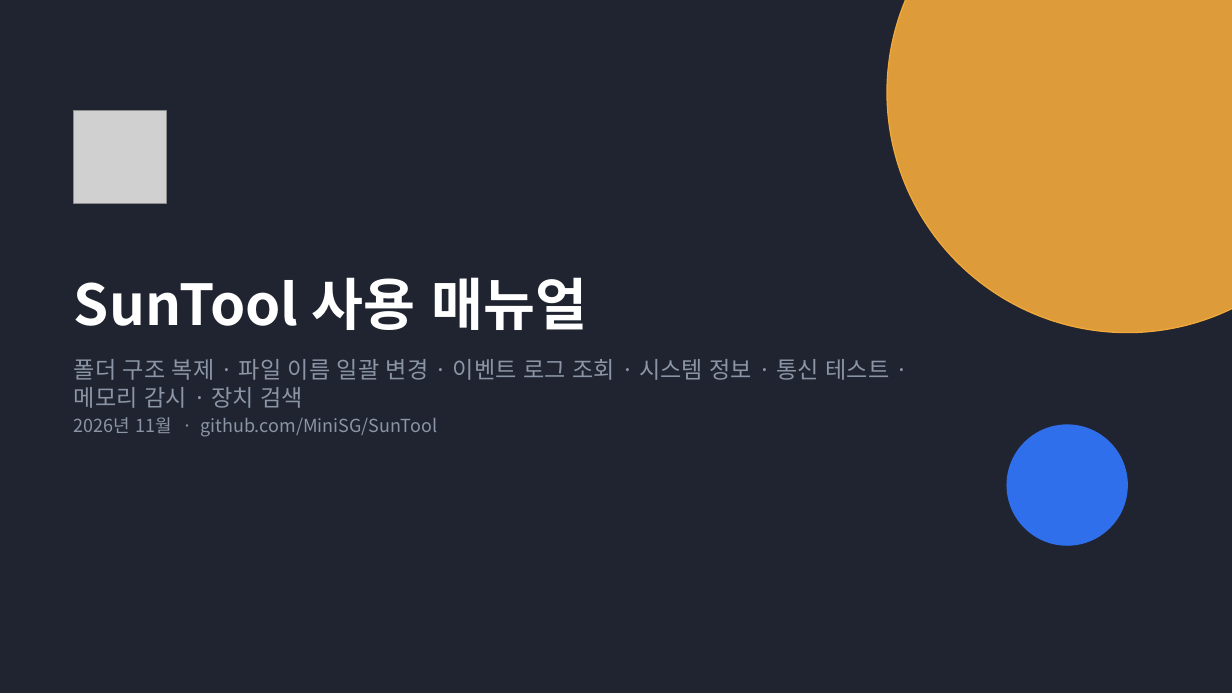
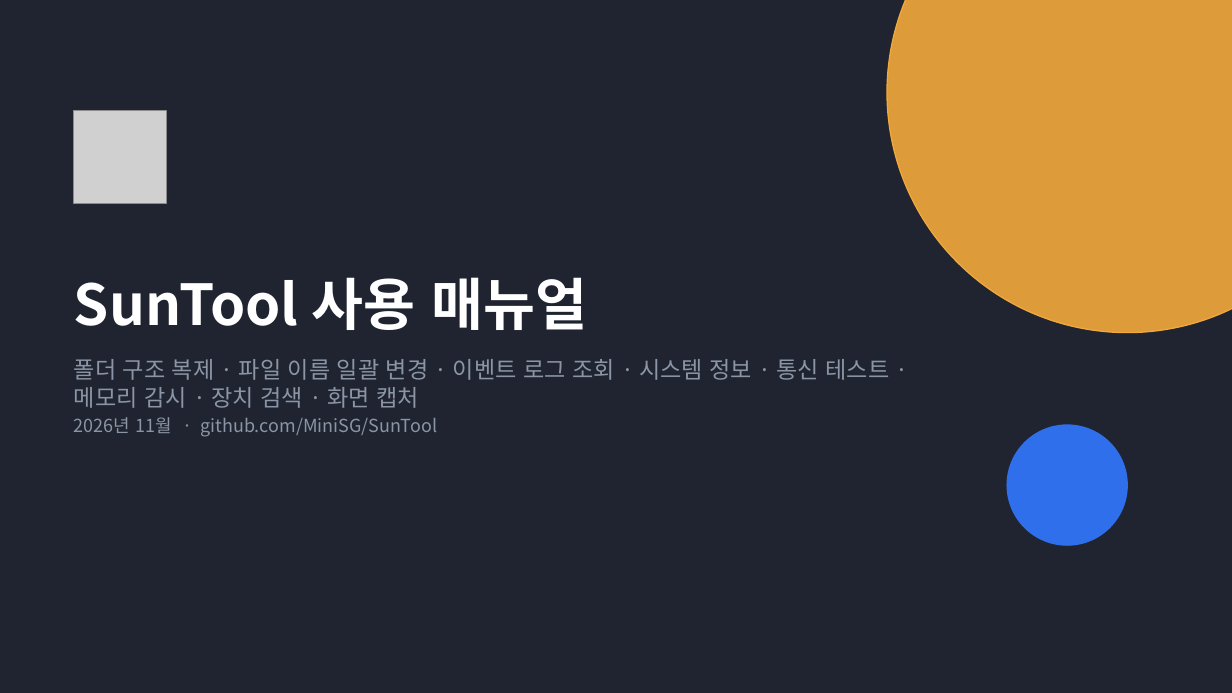
Before and after one commit to MiniSG/SunTool, a slide deck: slide 1 of docs/SunTool-Manual.pptx. Drawn at 1232x693 pixels with LibreOffice and Linux fonts; fonts in the diff are those of the drawing; grey boxes stand for pictures. Boxes give left, top, right and bottom in pixels: in the first picture for what was removed or moved away, otherwise in the second. Text is boxed around its words. In the diff, an @@ line names an element or a change of style, - is before the commit and + after.

```diff
--- a/docs/SunTool-Manual.pptx
+++ b/docs/SunTool-Manual.pptx
@@ text at (74,359,890,408): text changed @@
-폴더 구조 복제 · 파일 이름 일괄 변경 · 이벤트 로그 조회 · 시스템 정보 · 통신 테스트 · 메모리 감시 · 장치 검색
+폴더 구조 복제 · 파일 이름 일괄 변경 · 이벤트 로그 조회 · 시스템 정보 · 통신 테스트 · 메모리 감시 · 장치 검색 · 화면 캡처
```
Also in this commit, not shown: 11 other slides changed, 2 slides added, 4 other files.
